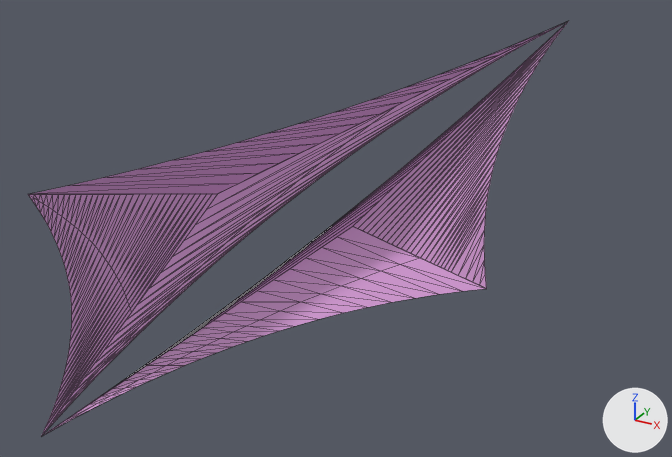
The glTF model TYPE1-2.glb, before and after one commit.
Before and after are seen from a 50 mm lens placed at (-1215.6, 261.7, 25.3), pointed at (-1228.7, 285.5, 13.4). Arrows for +X, +Y and +Z are at lower right; the lights stay in place. The first picture is the older version. Mesh edges are drawn as thin lines. Where no turn or scale is listed for an object, it has been applied to the vertices.

In view in the first picture: 'TYPE1-2', 'TYPE1-2.001', 'TYPE1-2.002', 'TYPE1-2.003', 'TYPE1-2.004', 'TYPE1-2.005'.
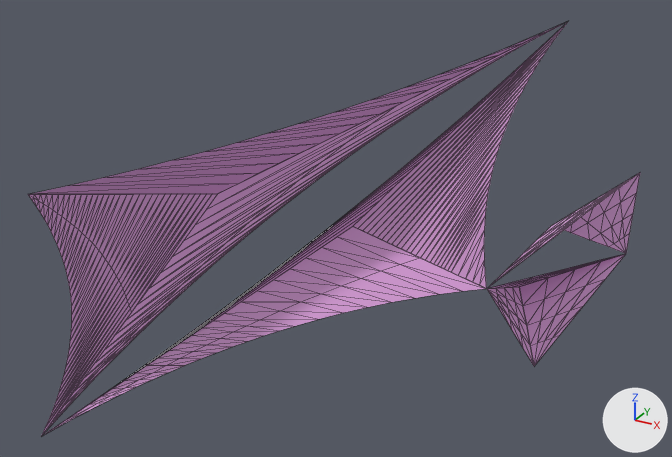
The newer file is also turned or shifted as a whole; pictures and numbers use the older file's frame.

The edits, one by one:
Mesh me_mesh_10 is new.
It has 21 vertices, 28 faces and spans x -19.39..-17.09, y 3.56..7.45, z 9.78..12.8.
It uses material mat_自訂 (pink #dea2de).
Mesh me_mesh_9 is new.
It has 21 vertices, 28 faces and spans x -19.63..-18.15, y -3.41..0.98, z 8.68..12.12.
It uses material mat_自訂 (pink #dea2de).
Mesh me_mesh_8 is new.
It has 21 vertices, 28 faces and spans x -19.63..-17.09, y -1.56..6.38, z 8.68..10.15.
It uses material mat_自訂 (pink #dea2de).
Mesh me_mesh_7 is new.
It has 21 vertices, 28 faces and spans x -19.63..-17.09, y -3.41..6.38, z 9.78..12.12.
It uses material mat_自訂 (pink #dea2de).
Mesh me_mesh_6 is new.
It has 21 vertices, 28 faces and spans x -19.39..-17.17, y -3.41..7.45, z 11.56..12.8.
It uses material mat_自訂 (pink #dea2de).
Object 'TYPE1-2.010' (ob_type1_2_010) is new; it shows me_mesh_10.
Its location is (-1204.46, 289.65, 0.0).
Object 'TYPE1-2.009' (ob_type1_2_009) is new; it shows me_mesh_9.
Its location is (-1204.46, 289.65, 0.0).
Object 'TYPE1-2.008' (ob_type1_2_008) is new; it shows me_mesh_8.
Its location is (-1204.46, 289.65, 0.0).
Object 'TYPE1-2.007' (ob_type1_2_007) is new; it shows me_mesh_7.
Its location is (-1204.46, 289.65, 0.0).
Object 'TYPE1-2.006' (ob_type1_2_006) is new; it shows me_mesh_6.
Its location is (-1204.46, 289.65, 0.0).

Changed parts and their boxes [x1, y1, x2, y2] in the pictures (672 x 457 px):
'TYPE1-2.008', added: after [519, 254, 625, 366]
'TYPE1-2.010', added: after [564, 173, 640, 253]
'TYPE1-2.009', added: after [487, 287, 534, 366]
'TYPE1-2.006', added: after [489, 173, 639, 287]
'TYPE1-2.007', added: after [487, 255, 620, 289]
